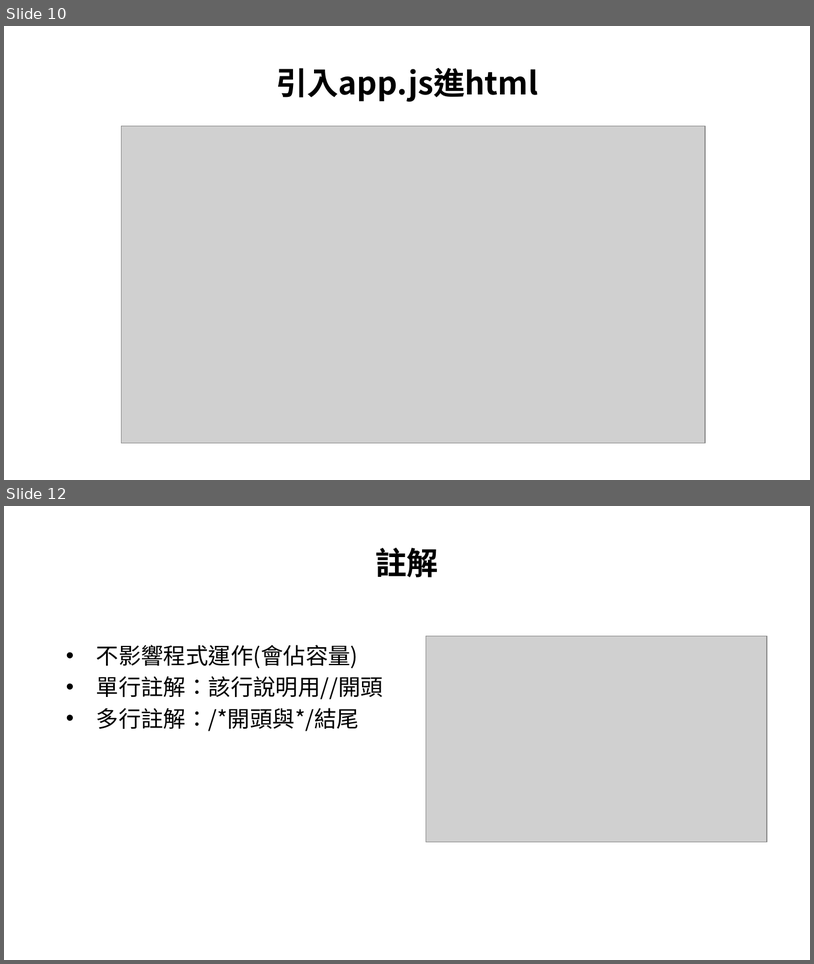
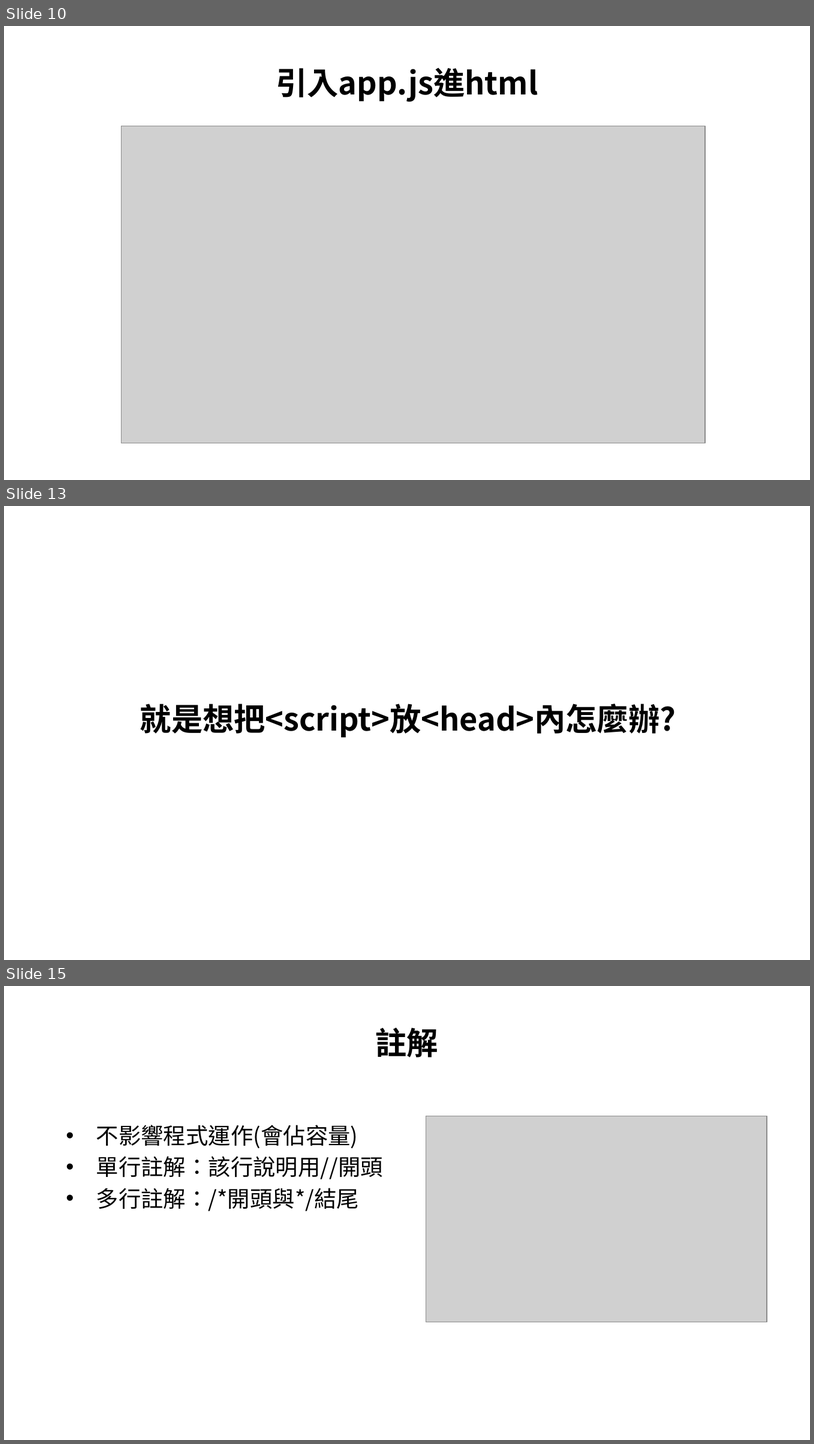
Before and after one commit to allen8101070/JavaScript-PPT, a slide deck: javaScript.pptx. Shown one above the other, each under a label of ours: slides 10 and 12 before the commit, slides 10, 13 and 15 after it; the slides between them are not shown. The pictures are 814x964 and 814x1444 pixels, drawn with LibreOffice and Linux fonts; fonts in the diff are those of the drawing; grey boxes stand for pictures; background and template pictures are left out. Boxes give left, top, right and bottom in pixels: in the first picture for what was removed or moved away, otherwise in the second. Text is boxed around its words. In the diff, an @@ line names an element or a change of style, - is before the commit and + after.

```diff
--- a/javaScript.pptx
+++ b/javaScript.pptx
@@ slide 13 added at bbox=[4, 506, 810, 960], background picture (left out) @@
@@ title added at bbox=[140, 703, 676, 738], 28 pt, text #000000, bold @@
+就是想把<script>放<head>內怎麼辦?
@@ what was slide 12 is now slide 15 @@
```
Also in this commit, not shown: 2 slides changed, 4 other slides added, 1 slide removed, 1 other file.
